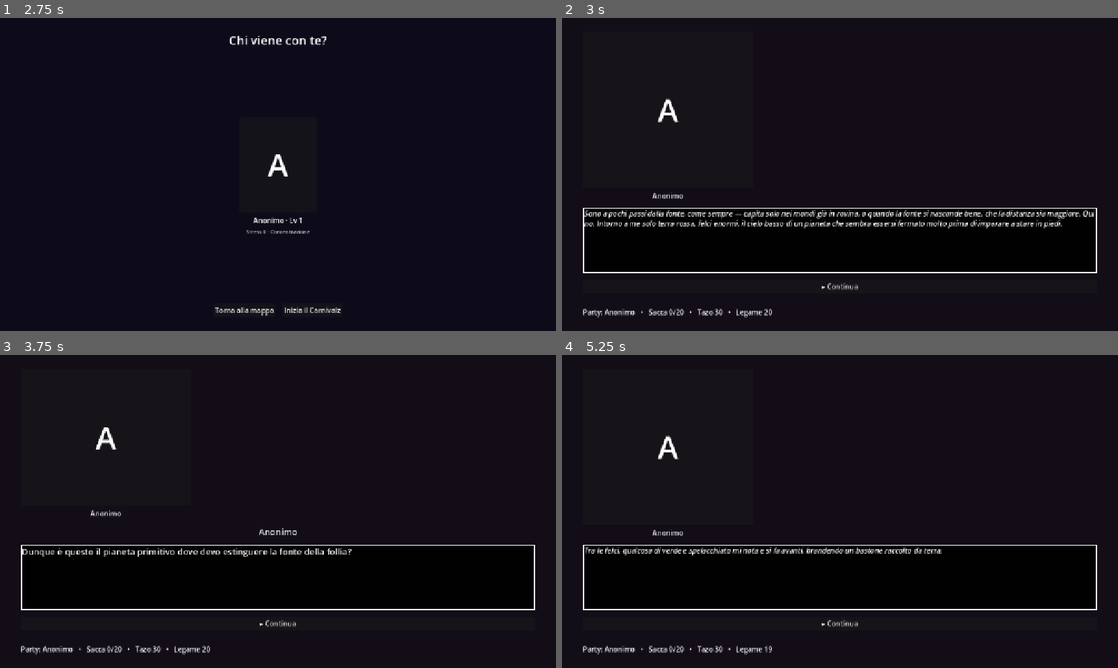
Above: before the commit, frames 1-4 (two rows, left to right).
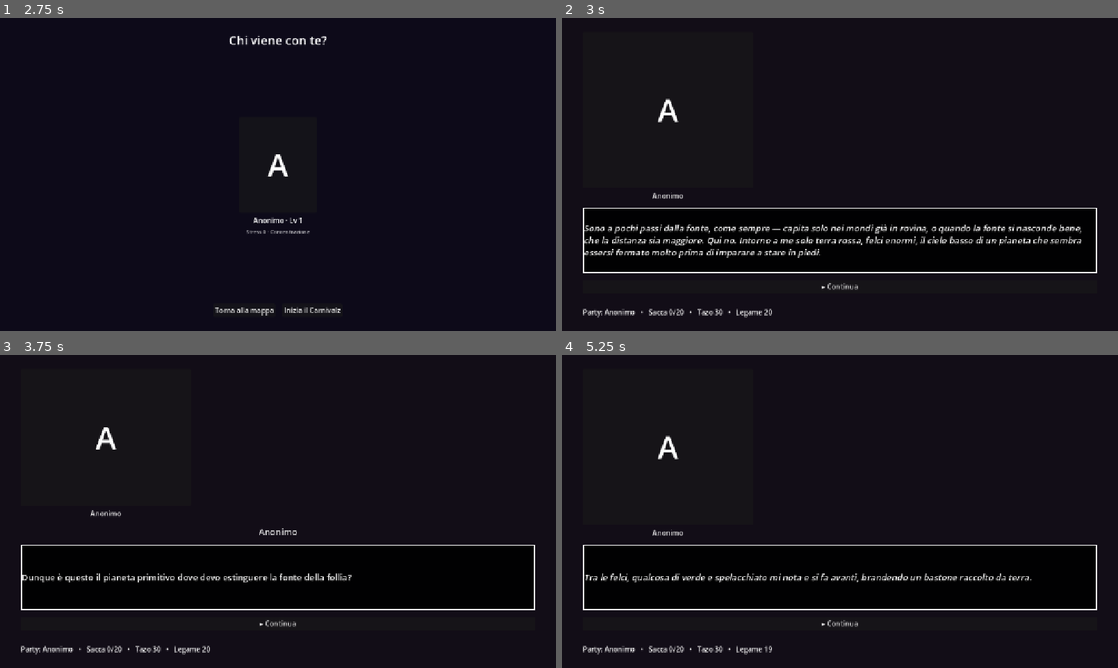
Above: after the commit, the same moments.

Repository: Rio-Chico-Devs/Carnivalz
Game: Godot game, scene res://scenes/Menu.tscn
The game is run twice, just before and just after one commit, with the same random seed, the same clock (stepped at 60 frames per second) and the same inputs.
Inputs:
- Up to frame 1 (2.75 s): click "Gioca" at 0.5 s; click "!" at 1.25 s; click "☉ Scendi nel Carnivalz" at 2 s
- Up to frame 2 (3 s): click "Inizia il Carnivalz" at 2.75 s
- Up to frame 3 (3.75 s): click "▸ Continua" at 3.5 s
- Up to frame 4 (5.25 s): click "▸ Continua" at 4.25 s; click "Avanza" at 5 s

Frame 1 is identical in both runs. In frame 2, 4.4% of the frame differs, in the area x 4-96%, y 61-77%; in frame 3, 1.3%; in frame 4, 1.7%.

Commit message:
Dimensione del testo costante e notifiche centrate verticalmente nel box
Il corsivo della narrazione appariva piu' piccolo del grassetto delle
notifiche o del testo normale dei dialoghi (i font di sistema hanno
metriche diverse per stile, e solo normal_font_size era forzato): ora
Narratore (Main.tscn) e Diario (Combattimento.tscn) impostano la stessa
dimensione per normal/bold/italics/bold_italics, cosi' non cambia mai
sfogliando le pagine.

Il box del narratore era ancorato in alto: un messaggio corto (es. una
notifica di raccolta) restava schiacciato contro il bordo superiore invece
di stare nel mezzo della cornice. Narratore ora vive dentro NarratoreBox
(PanelContainer a altezza fissa, che porta bordo e sfondo) con
fit_content + size_flags_vertical SHRINK_CENTER: il testo e' sempre
centrato verticalmente nel riquadro, qualunque sia la sua lunghezza. Il
diario di combattimento resta un log scorrevole e non usa questo
centraggio.

Co-Authored-By: Claude Sonnet 5 <noreply@anthropic.com>
Claude-Session: https://claude.ai/code/session_01AE7uzpDH1Lo1PHb29aXJxZ

Diff:
--- a/scenes/Combattimento.tscn
+++ b/scenes/Combattimento.tscn
@@ -96,6 +96,9 @@
 scroll_following = true
 theme_override_colors/default_color = Color(1, 1, 1, 1)
 theme_override_font_sizes/normal_font_size = 18
+theme_override_font_sizes/bold_font_size = 18
+theme_override_font_sizes/italics_font_size = 18
+theme_override_font_sizes/bold_italics_font_size = 18
 theme_override_styles/normal = SubResource("StyleBoxFlat_diario")
 theme_override_constants/margin_left = 20
 theme_override_constants/margin_top = 14
--- a/scenes/Main.tscn
+++ b/scenes/Main.tscn
@@ -83,15 +83,24 @@
 horizontal_alignment = 1
 theme_override_font_sizes/font_size = 20
 
-[node name="Narratore" type="RichTextLabel" parent="Margini/Colonna"]
-unique_name_in_owner = true
+[node name="NarratoreBox" type="PanelContainer" parent="Margini/Colonna"]
 layout_mode = 2
 custom_minimum_size = Vector2(0, 150)
 size_flags_vertical = 0
+theme_override_styles/panel = SubResource("StyleBoxFlat_narratore")
+
+[node name="Narratore" type="RichTextLabel" parent="Margini/Colonna/NarratoreBox"]
+unique_name_in_owner = true
+layout_mode = 2
+size_flags_horizontal = 3
+size_flags_vertical = 4
+fit_content = true
 bbcode_enabled = true
 theme_override_colors/default_color = Color(1, 1, 1, 1)
 theme_override_font_sizes/normal_font_size = 20
-theme_override_styles/normal = SubResource("StyleBoxFlat_narratore")
+theme_override_font_sizes/bold_font_size = 20
+theme_override_font_sizes/italics_font_size = 20
+theme_override_font_sizes/bold_italics_font_size = 20
 theme_override_constants/margin_left = 20
 theme_override_constants/margin_top = 14
 theme_override_constants/margin_right = 20
Not shown, changed: README.md
